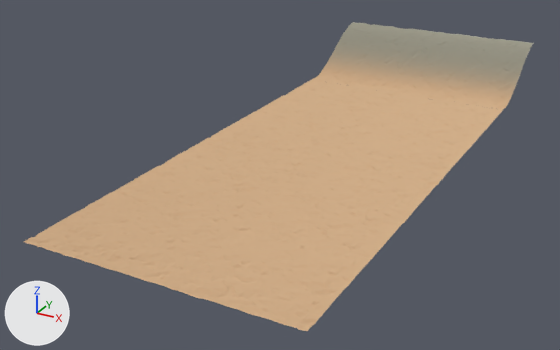
What one commit did to the Blender file [Unity Project] Strafe/Assets/Sprites/Ground_tile.blend.
Before and after are seen from a 50 mm camera at (19.9, -44.3, 18.8) aimed at (-2.7, -3.2, -1.8). The axes (+X, +Y, +Z) are drawn at lower left. The lights are the same throughout. The same objects are shown in both versions, whatever each file hides.

Before the edit, the objects in view are built like this:
```python
ob_ground_tile = bpy.data.objects.new('Ground Tile', me_plane_008)
ob_ground_tile.location = (0.0, 0.0, 0.0)
ob_ground_tile.scale = (8.0, 8.0, 8.0)
```
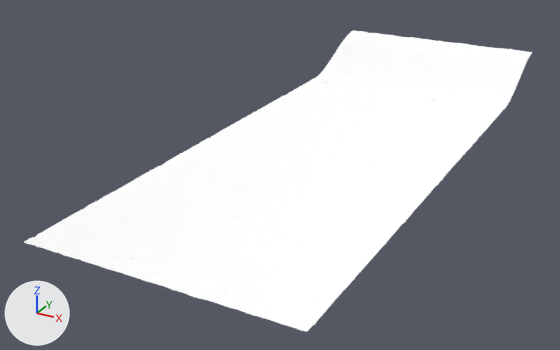
The newer file is also rescaled (x0.163), turned or shifted as a whole; pictures and numbers use the older file's frame.

Where the change shows, as pixel boxes [x1, y1, x2, y2] in the pictures (560 x 350 px; the box of a moved part takes in the faces that stretch with it):
'Ground Tile', recoloured, surface changed, mesh rescaled (beige to white)
    before: [24, 22, 534, 331]
    after: [24, 30, 532, 332]
part 1 of me_plane_008, moved or reshaped
    before: [319, 22, 534, 103]
    after: [319, 30, 532, 103]

Diff of the bpy script that builds the scene:
```diff
--- a/[Unity Project] Strafe/Assets/Sprites/Ground_tile.blend.py
+++ b/[Unity Project] Strafe/Assets/Sprites/Ground_tile.blend.py
@@ mat_ground @@
 mat_ground = diffuse_material('Ground')
-mat_ground.base_color = (0.65, 0.446, 0.268)  # beige #d3b28d
+mat_ground.base_color = (1.0, 1.0, 1.0)  # white #ffffff
 mat_ground.roughness = 1.0
@@ mat_ground_walls @@
 mat_ground_walls = bpy.data.materials.new('Ground Walls')
-# nodes: BsdfDiffuse, Mapping, OutputMaterial, TexCoord, TexGradient, ValToRGB
-# colours: grey #a2a090, beige #d3b28d
+# nodes: BsdfDiffuse, OutputMaterial
+# colours: white #ffffff
@@ me_plane_008 @@
 me_plane_008.from_pydata(...)  # 10550 vertices, 20687 faces; spans x -1.0..1.0, y -2.54..2.53, z -0.01..0.41
 # used by ob_ground_tile; location = (0.0, 0.0, 0.0); scale = (8.0, 8.0, 8.0)
+# me_plane_008 part 1: the whole mesh is scaled about the mesh origin by (1, 1, 0.769)
 me_plane_008.materials.append(mat_ground)
```
